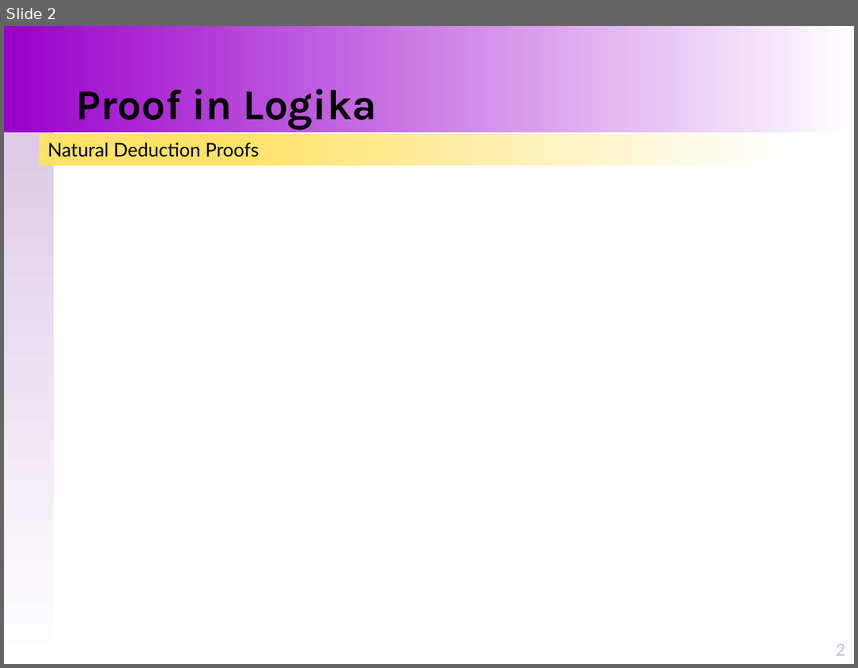
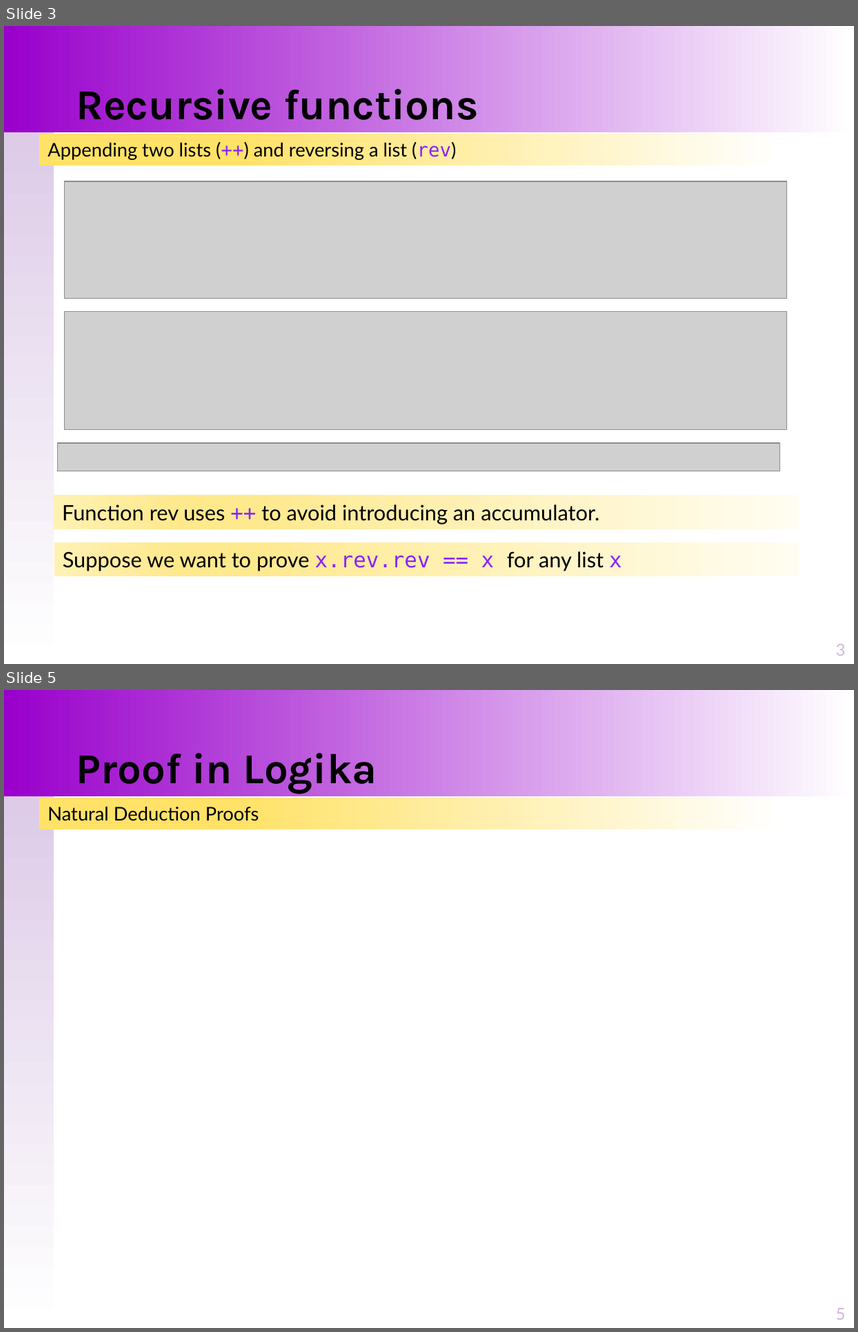
Before and after one commit to santoslab/stress24, a slide deck: slides/A-01-03-Proofs-Induction.pptx. Shown one above the other, each under a label of ours: slide 2 before the commit, slides 3 and 5 after it; the slides between them are not shown. The pictures are 858x668 and 858x1332 pixels, drawn with LibreOffice and Linux fonts; fonts in the diff are those of the drawing; grey boxes stand for pictures. Boxes give left, top, right and bottom in pixels: in the first picture for what was removed or moved away, otherwise in the second. Text is boxed around its words. In the diff, an @@ line names an element or a change of style, - is before the commit and + after.

```diff
--- a/slides/A-01-03-Proofs-Induction.pptx
+++ b/slides/A-01-03-Proofs-Induction.pptx
@@ slide 3 added at [4, 26, 854, 664], background #FFFFFF; not listed: 2 template elements that a slide beside it also shows @@
@@ title added at [76, 89, 478, 120], 36 pt, text #000000, bold @@
+Recursive functions
@@ rectangle added at [40, 134, 785, 165], fill gradient #FFFFFF to #FFE267, 16 pt, text #000000 @@
+Appending two lists (++) and reversing a list (rev)
@@ picture added at [64, 181, 787, 298] @@
@@ picture added at [64, 312, 787, 430] @@
@@ picture added at [58, 443, 780, 470] @@
@@ rectangle added at [53, 495, 799, 529], fill gradient #FFFDF2 to #FFE98D to #FFF1B3, 18 pt, text #000000 @@
+Function rev uses ++ to avoid introducing an accumulator.
@@ rectangle added at [54, 542, 800, 576], fill gradient #FFFDF2 to #FFE98D to #FFF1B3, 18 pt, text #000000 @@
+Suppose we want to prove x.rev.rev == x for any list x
@@ page number added at [836, 644, 846, 655], 14 pt, text #D0B6DE @@
+3
@@ what was slide 2 is now slide 5 @@
@@ page number at [836, 1308, 846, 1319]: text changed @@
-2
+5
```
Also in this commit, not shown: 1 slide changed, 2 other slides added, 8 other files.
